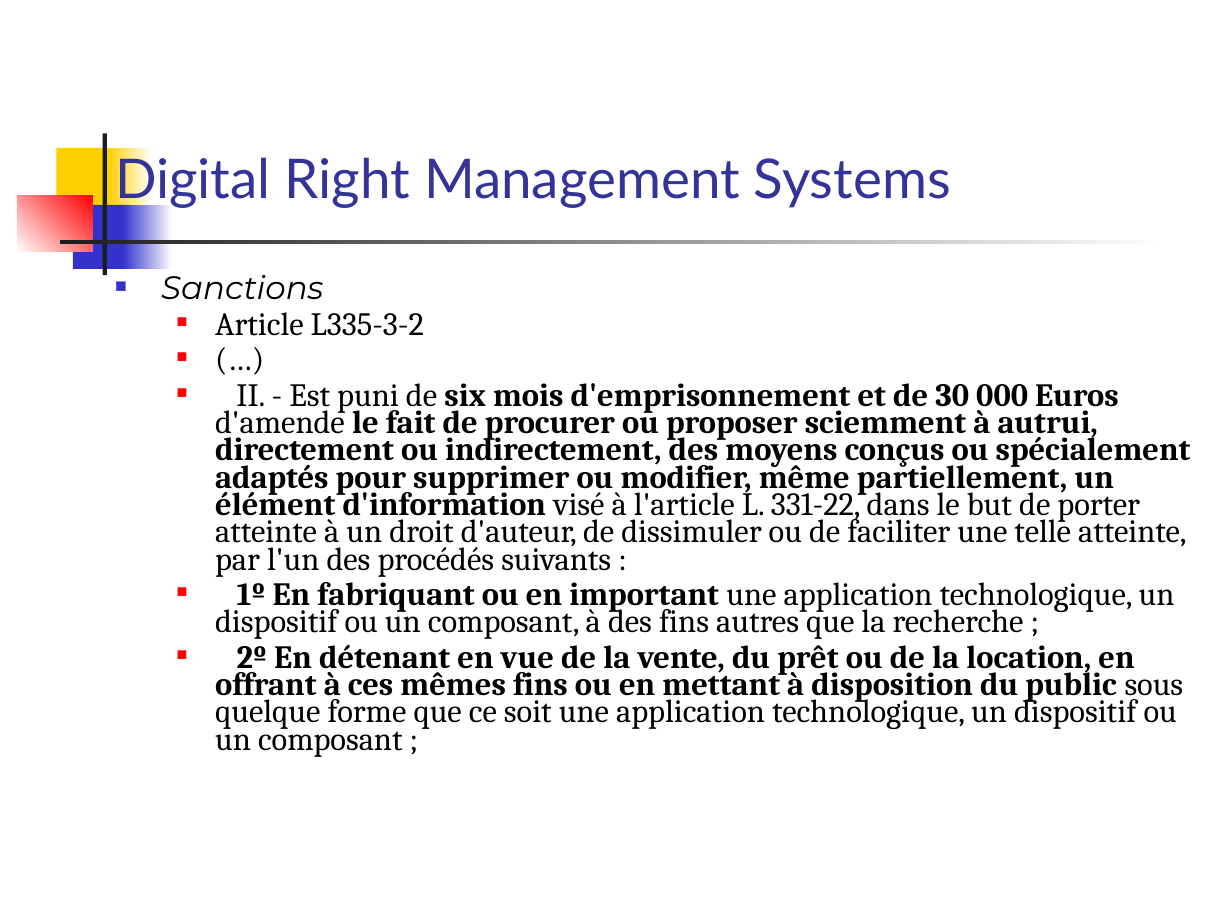
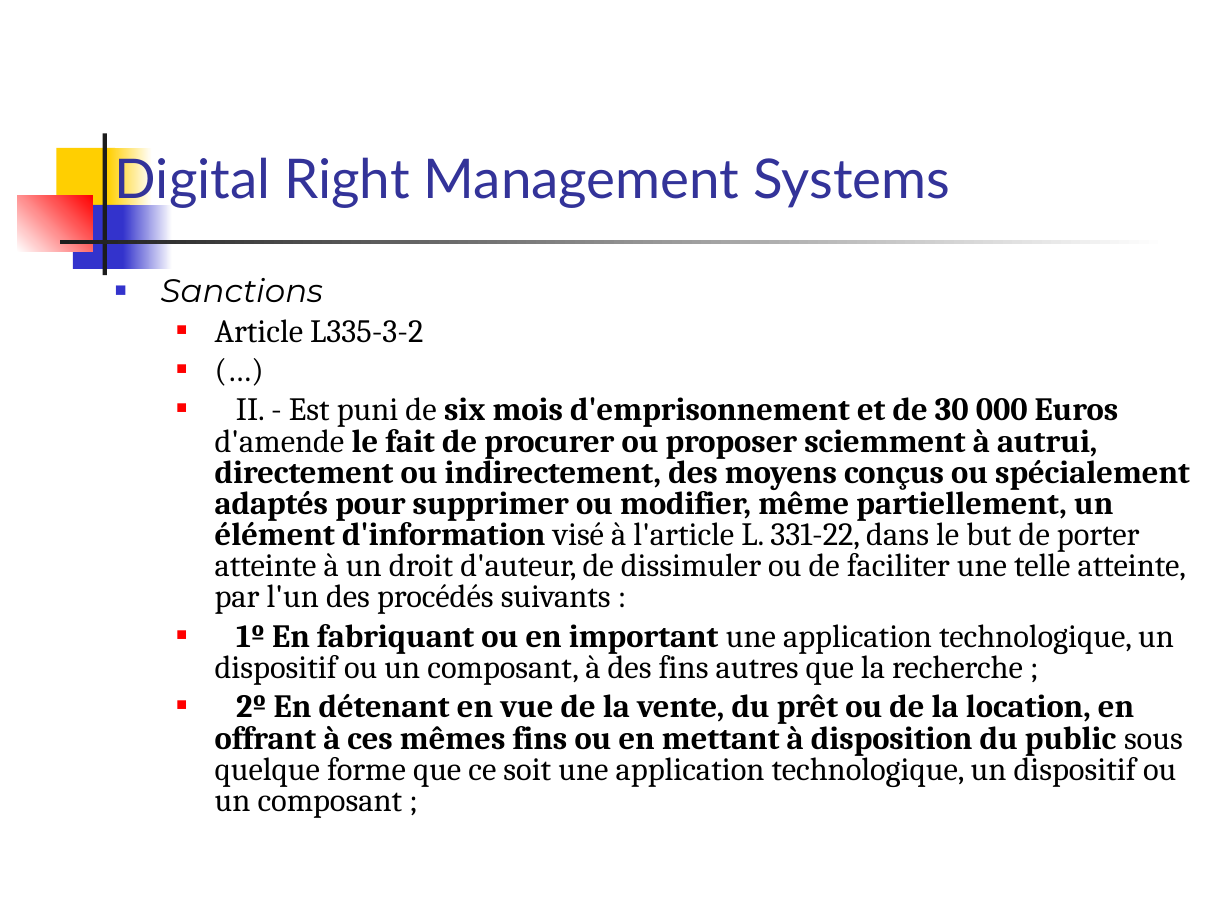
Before and after one commit to Apolerag/Cours_M2, a slide deck: slide 98 of Droit/Droit info/cours info 2014.ppt. Drawn at 1232x924 pixels with LibreOffice and Linux fonts; fonts in the diff are those of the drawing. Boxes give left, top, right and bottom in pixels: in the first picture for what was removed or moved away, otherwise in the second. Text is boxed around its words. In the diff, an @@ line names an element or a change of style, - is before the commit and + after.

Commit message:
ajout pdf MMI + correstion ppt droit

```diff
--- a/Droit/Droit info/cours info 2014.ppt
+++ b/Droit/Droit info/cours info 2014.ppt
@@ text "Sanctions" at [161, 278, 1190, 818]: indent changed; line spacing 0.7 to 0.8 @@
```
Also in this commit, not shown: 204 other slides changed, 2 other files.
